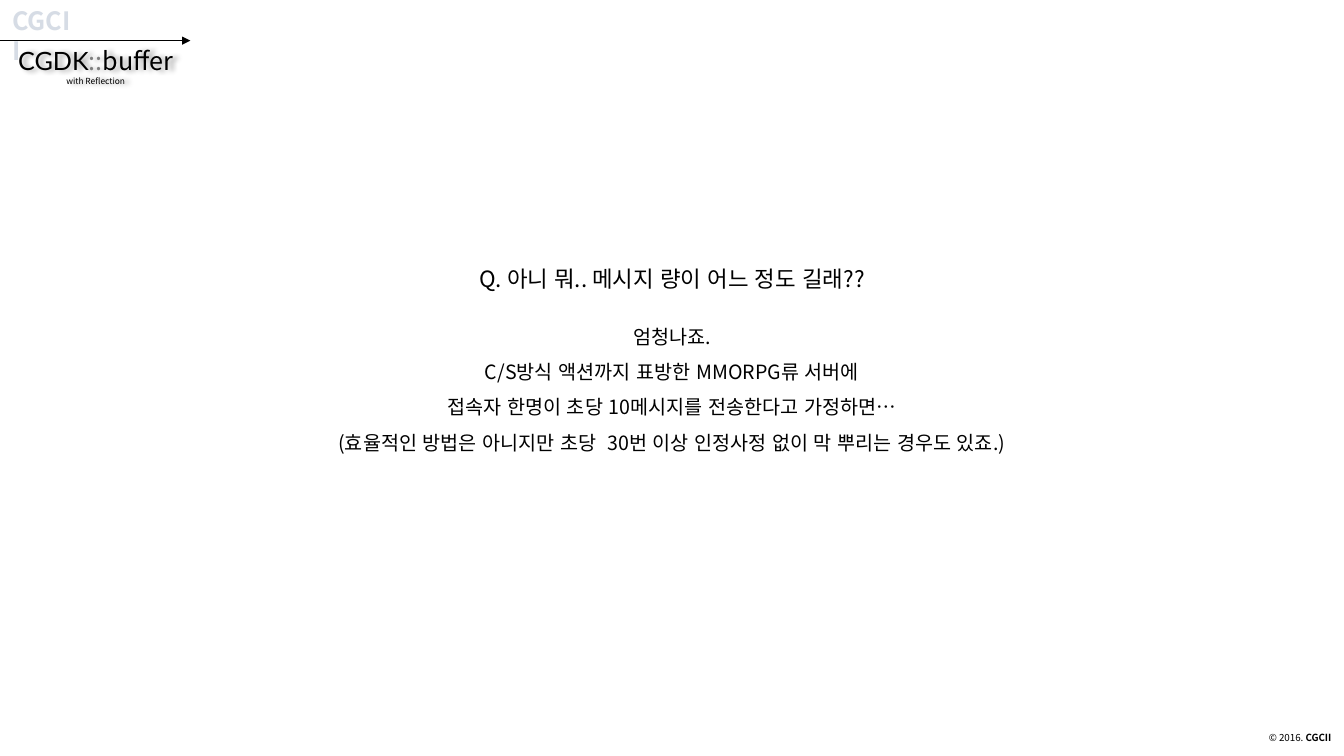
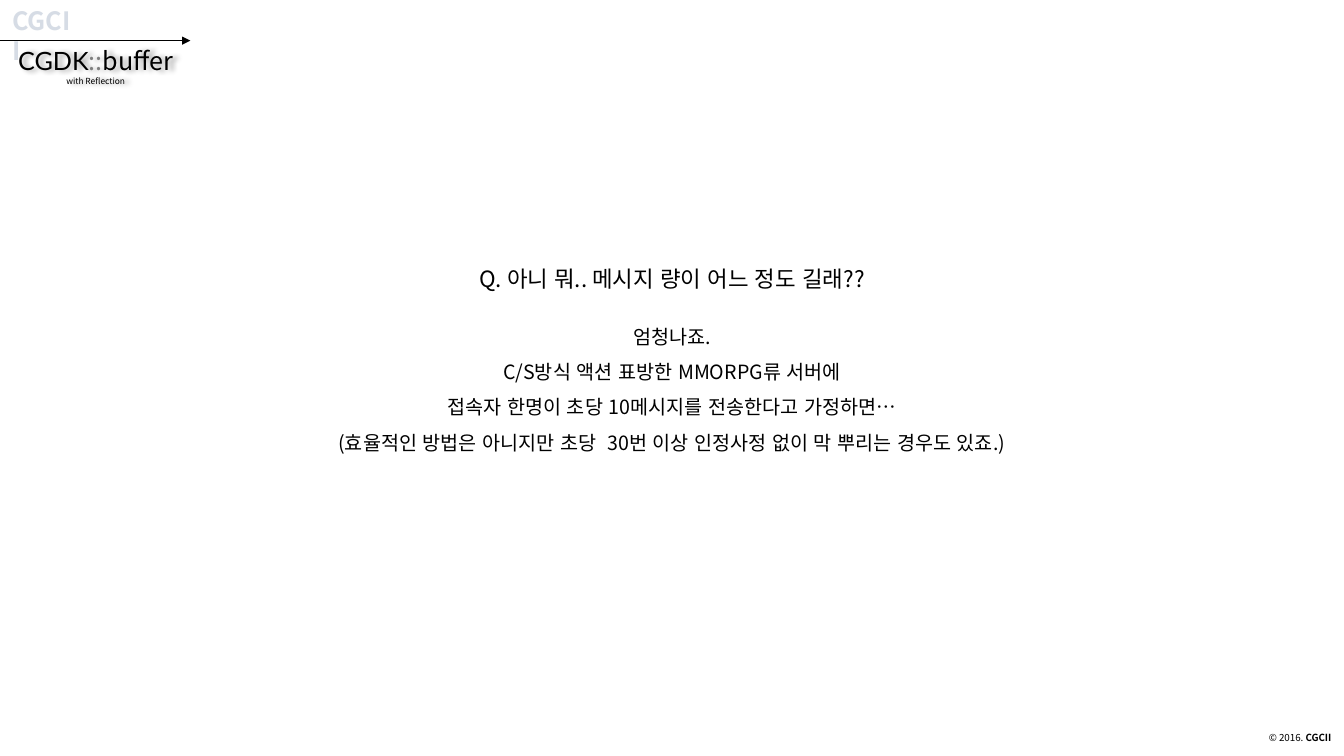
Before and after one commit to CGLabs/CGDK.buffer, a slide deck: slide 11 of C++/document/intruduce_CGDK.buffer.pptx. Drawn at 1344x756 pixels with LibreOffice and Linux fonts; fonts in the diff are those of the drawing. Boxes give left, top, right and bottom in pixels: in the first picture for what was removed or moved away, otherwise in the second. Text is boxed around its words. In the diff, an @@ line names an element or a change of style, - is before the commit and + after.

```diff
--- a/C++/document/intruduce_CGDK.buffer.pptx
+++ b/C++/document/intruduce_CGDK.buffer.pptx
@@ text at (338,362,1006,454): text changed @@
-C/S방식 액션까지 표방한 MMORPG류 서버에
-접속자 한명이 초당 10메시지를 전송한다고 가정하면…
-(효율적인 방법은 아니지만 초당 30번 이상 인정사정 없이 막 뿌리는 경우도 있죠.)
+C/S방식 액션 표방한 MMORPG류 서버에
+접속자 한명이 초당 10메시지를 전송한다고 가정하면…
+(효율적인 방법은 아니지만 초당 30번 이상 인정사정 없이 막 뿌리는 경우도 있죠.)
```
Also in this commit, not shown: 2 other slides changed.
